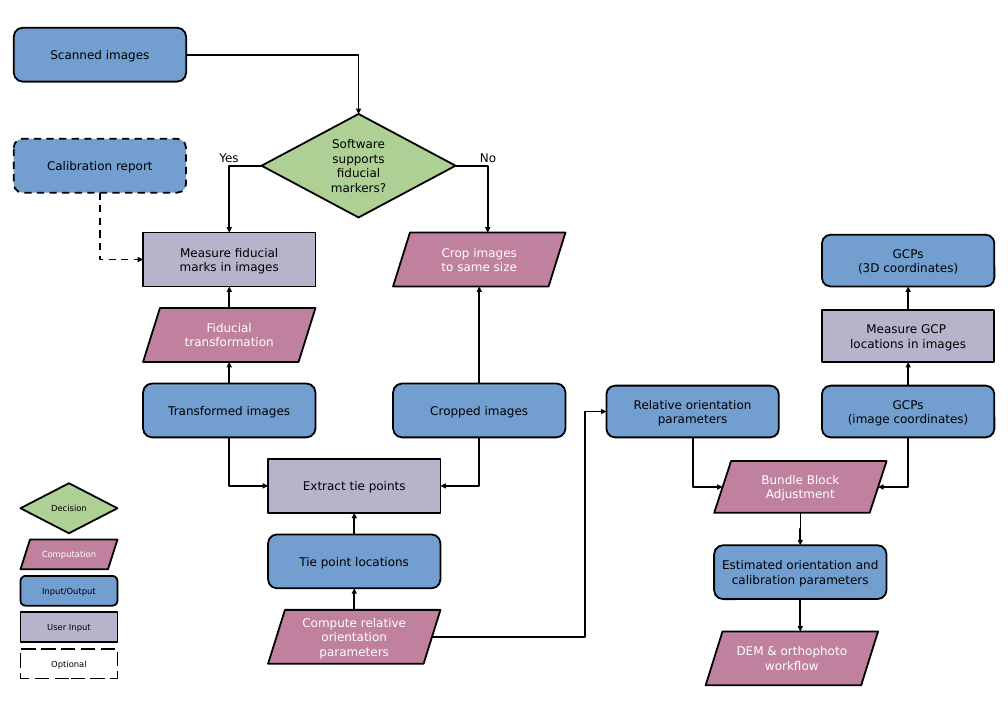
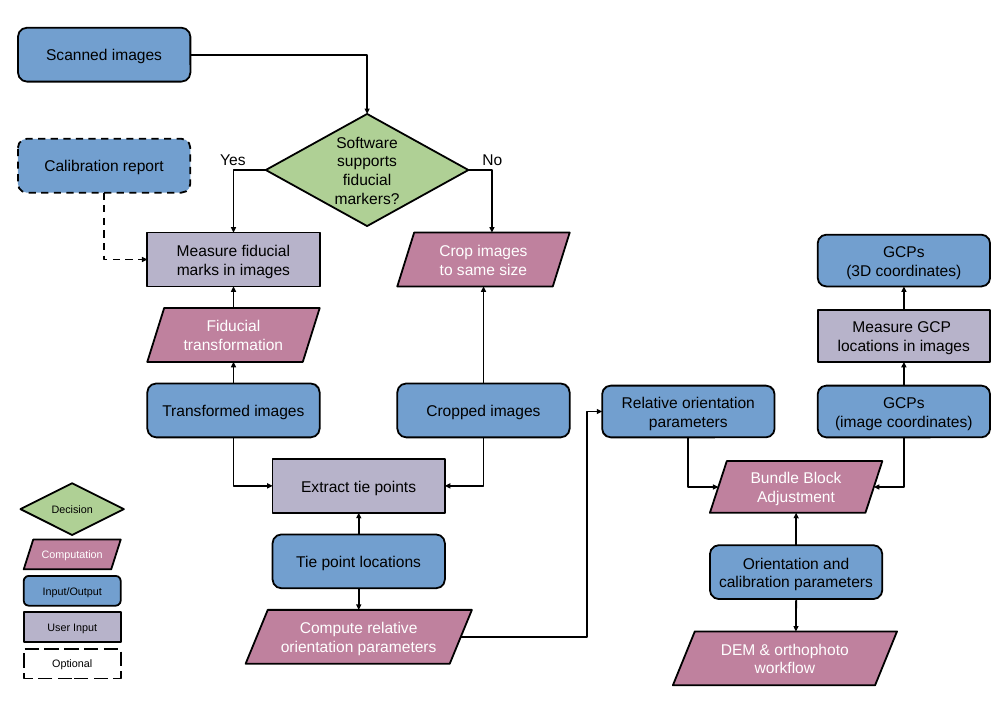
Before and after one commit to RSE-UZH/historic_air_photos, a slide deck: slide 1 of figures/sfm_diagrams.odp. Drawn at 1008x713 pixels with LibreOffice and Linux fonts; fonts in the diff are those of the drawing. Boxes give left, top, right and bottom in pixels: in the first picture for what was removed or moved away, otherwise in the second. Text is boxed around its words. In the diff, an @@ line names an element or a change of style, - is before the commit and + after.

Commit message:
increase font size, switch to arial

```diff
--- a/figures/sfm_diagrams.odp
+++ b/figures/sfm_diagrams.odp
@@ elbow arrow moved from (186, 55) - (359, 114) to (190, 55) - (367, 114) @@
@@ diamond "Software supports fiducial markers?": place and size @@
-diamond "Software supports fiducial markers?" at bbox=[262, 114, 456, 217]
+diamond "Software supports fiducial markers?" at bbox=[266, 114, 468, 226]
@@ size 20 to 26 pt, font DejaVu Sans to Arial in 17 elements at bbox=[18, 28, 190, 81], bbox=[18, 139, 190, 193], bbox=[147, 232, 320, 286], bbox=[147, 383, 320, 437], bbox=[147, 308, 320, 362], bbox=[710, 461, 882, 512], bbox=[818, 234, 990, 286], bbox=[397, 383, 570, 437], bbox=[272, 459, 445, 512], bbox=[272, 534, 445, 588], bbox=[397, 232, 570, 286], bbox=[818, 310, 990, 362], bbox=[818, 385, 990, 437], bbox=[602, 385, 774, 437], bbox=[266, 114, 468, 226], bbox=[482, 154, 502, 165], bbox=[220, 154, 245, 165] @@
@@ elbow arrow moved from (262, 165) - (229, 232) to (266, 170) - (234, 232) @@
@@ elbow arrow moved from (456, 165) - (488, 232) to (468, 170) - (492, 232) @@
@@ elbow arrow moved from (432, 637) - (606, 411) to (461, 637) - (602, 411) @@
@@ 8 elbow arrows, 5 rounded rectangles, 2 rectangles, 2 parallelograms: place and size @@
-8 elbow arrows, 5 rounded rectangles, 2 rectangles, 2 parallelograms at bbox=[14, 28, 565, 609]
+8 elbow arrows, 5 rounded rectangles, 2 rectangles, 2 parallelograms at bbox=[18, 28, 570, 609]
@@ size 14 to 18 pt, font DejaVu Sans to Arial in 5 elements at bbox=[24, 576, 121, 605], bbox=[24, 539, 121, 569], bbox=[24, 612, 121, 642], bbox=[24, 649, 121, 678], bbox=[21, 483, 124, 535] @@
@@ diamond "Decision": place and size @@
-diamond "Decision" at bbox=[21, 483, 118, 533]
+diamond "Decision" at bbox=[21, 483, 124, 535]
@@ text in rounded rectangle at bbox=[719, 557, 873, 591]: text changed; size 20 to 26 pt; font DejaVu Sans to Arial @@
-Estimated orientation and calibration parameters
+Orientation and calibration parameters
@@ 5 elbow arrows, 4 rounded rectangles, 1 parallelogram, 1 rectangle, 1 arrow: place and size @@
-5 elbow arrows, 4 rounded rectangles, 1 parallelogram, 1 rectangle, 1 arrow at bbox=[606, 234, 994, 631]
+5 elbow arrows, 4 rounded rectangles, 1 parallelogram, 1 rectangle, 1 arrow at bbox=[602, 234, 990, 631]
@@ elbow arrow (796, 599) - (796, 631): elbow arrow to arrow @@
@@ parallelogram "Compute relative orientation parameters": place and size @@
-parallelogram "Compute relative orientation parameters" at bbox=[268, 609, 440, 663]
+parallelogram "Compute relative orientation parameters" at bbox=[246, 609, 472, 663]
@@ parallelogram "Compute relative orientation parameters" at bbox=[246, 609, 472, 663]: size 20 to 26 pt, font DejaVu Sans to Arial; proportions changed @@
@@ parallelogram "DEM & orthophoto workflow" at bbox=[673, 631, 897, 685]: size 20 to 26 pt, font DejaVu Sans to Arial; proportions changed @@
@@ parallelogram "DEM & orthophoto workflow": place and size @@
-parallelogram "DEM & orthophoto workflow" at bbox=[705, 631, 878, 685]
+parallelogram "DEM & orthophoto workflow" at bbox=[673, 631, 897, 685]
```
Also in this commit, not shown: 1 other slide changed, 4 other files.
